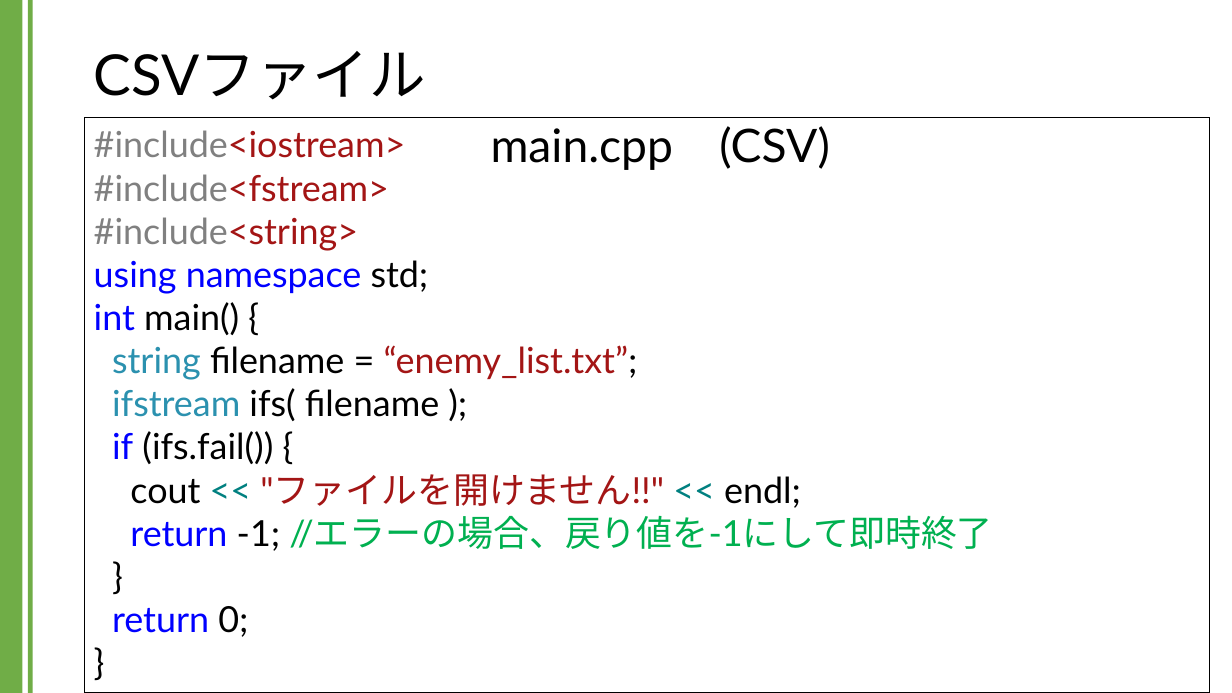
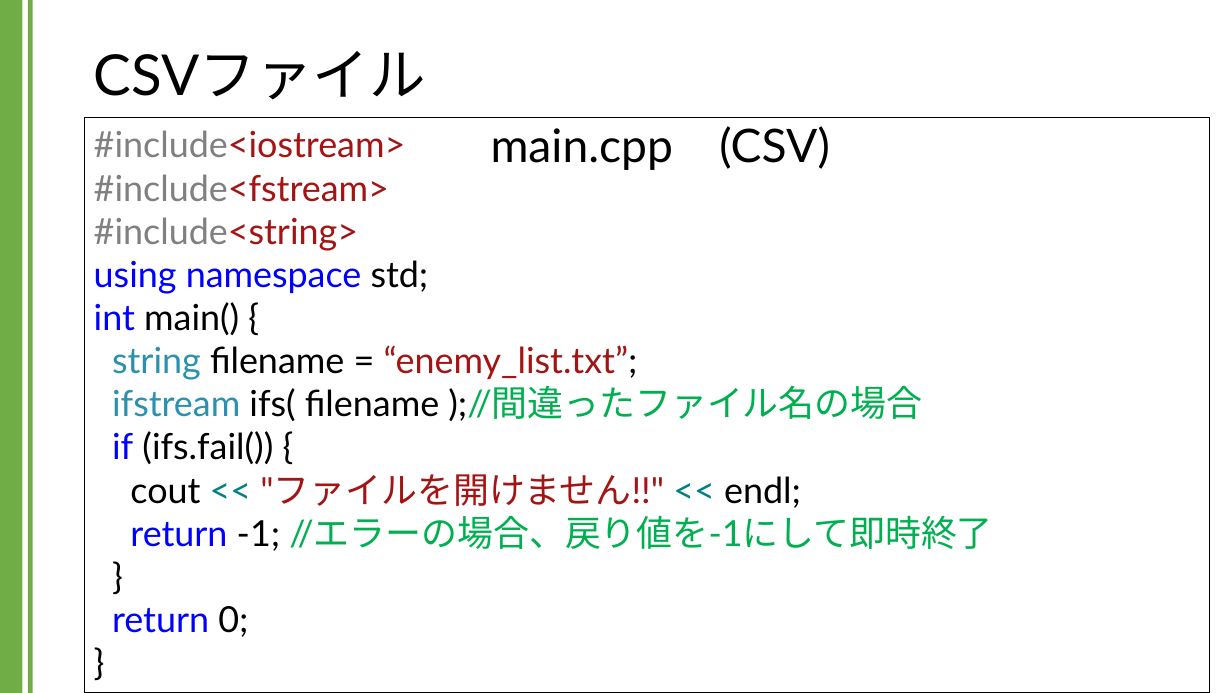
Before and after one commit to kic-murata/cpp2024, a slide deck: slide 12 of 授業資料/講義資料：CSVファイル.pptx. Drawn at 1232x693 pixels with LibreOffice and Linux fonts; fonts in the diff are those of the drawing. Boxes give left, top, right and bottom in pixels: in the first picture for what was removed or moved away, otherwise in the second. Text is boxed around its words. In the diff, an @@ line names an element or a change of style, - is before the commit and + after.

```diff
--- a/授業資料/講義資料：CSVファイル.pptx
+++ b/授業資料/講義資料：CSVファイル.pptx
@@ text in rectangle at (112, 386, 922, 421): text changed @@
-ifstream ifs( filename );
+ifstream ifs( filename );//間違ったファイル名の場合
```
Also in this commit, not shown: 5 other slides changed, 2 other files.
